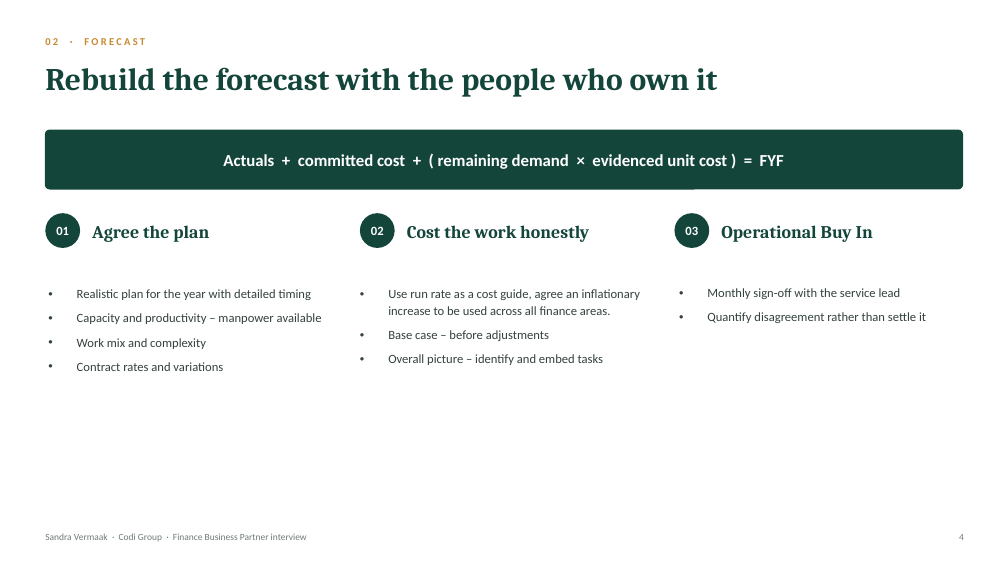
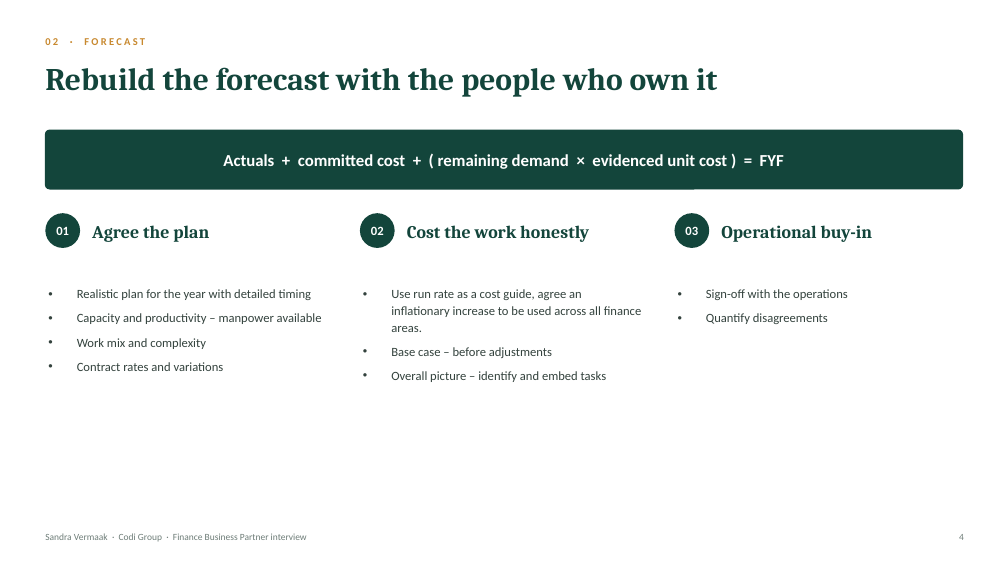
Before and after one commit to JustusVermaakSkystrm/rugby-rwc-2027, a slide deck: slide 4 of briefings/Codi_Presentation_Sandra_Vermaak_clean.pptx. Drawn at 1008x567 pixels with LibreOffice and Linux fonts; fonts in the diff are those of the drawing. Boxes give left, top, right and bottom in pixels: in the first picture for what was removed or moved away, otherwise in the second. Text is boxed around its words. In the diff, an @@ line names an element or a change of style, - is before the commit and + after.

```diff
--- a/briefings/Codi_Presentation_Sandra_Vermaak_clean.pptx
+++ b/briefings/Codi_Presentation_Sandra_Vermaak_clean.pptx
@@ text at <box>721,225,872,242</box>: text changed @@
-Operational Buy In
+Operational buy-in
@@ text "Use run rate as a ..." rewrapped from <box>388,289,640,365</box> to <box>391,289,641,382</box> @@
@@ text at <box>706,289,848,324</box>: text changed @@
-• Monthly sign-off with the service lead
-• Quantify disagreement rather than settle it
+• Sign-off with the operations
+• Quantify disagreements
```
Also in this commit, not shown: 4 other slides changed, 1 other file.
